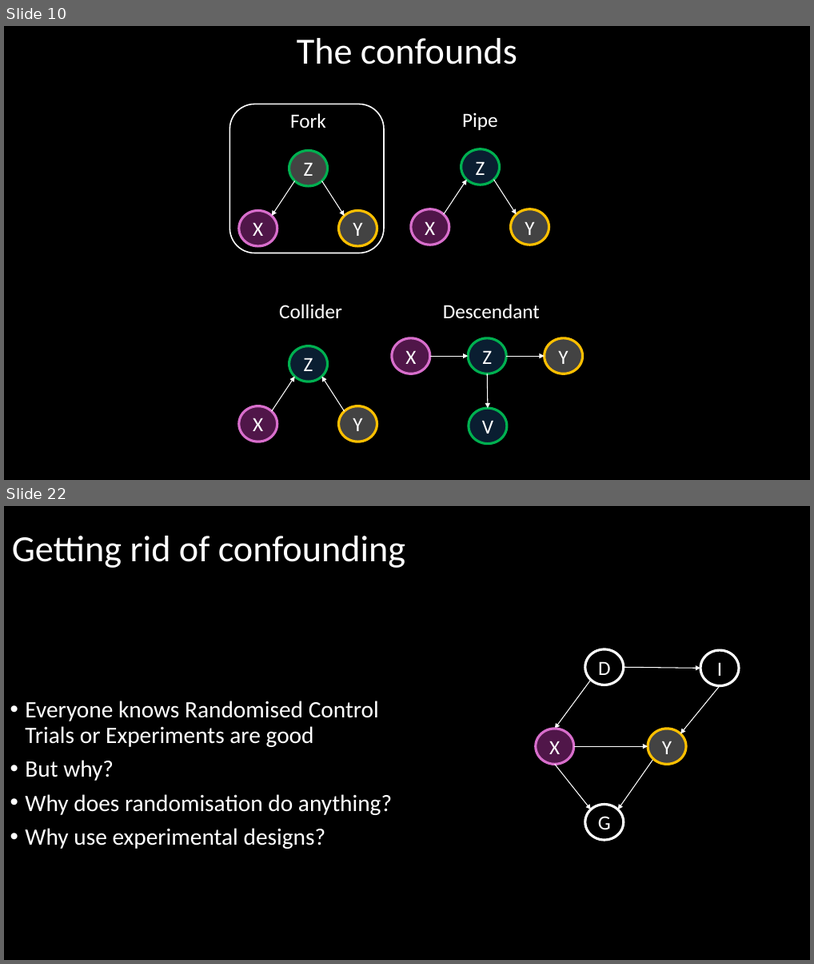
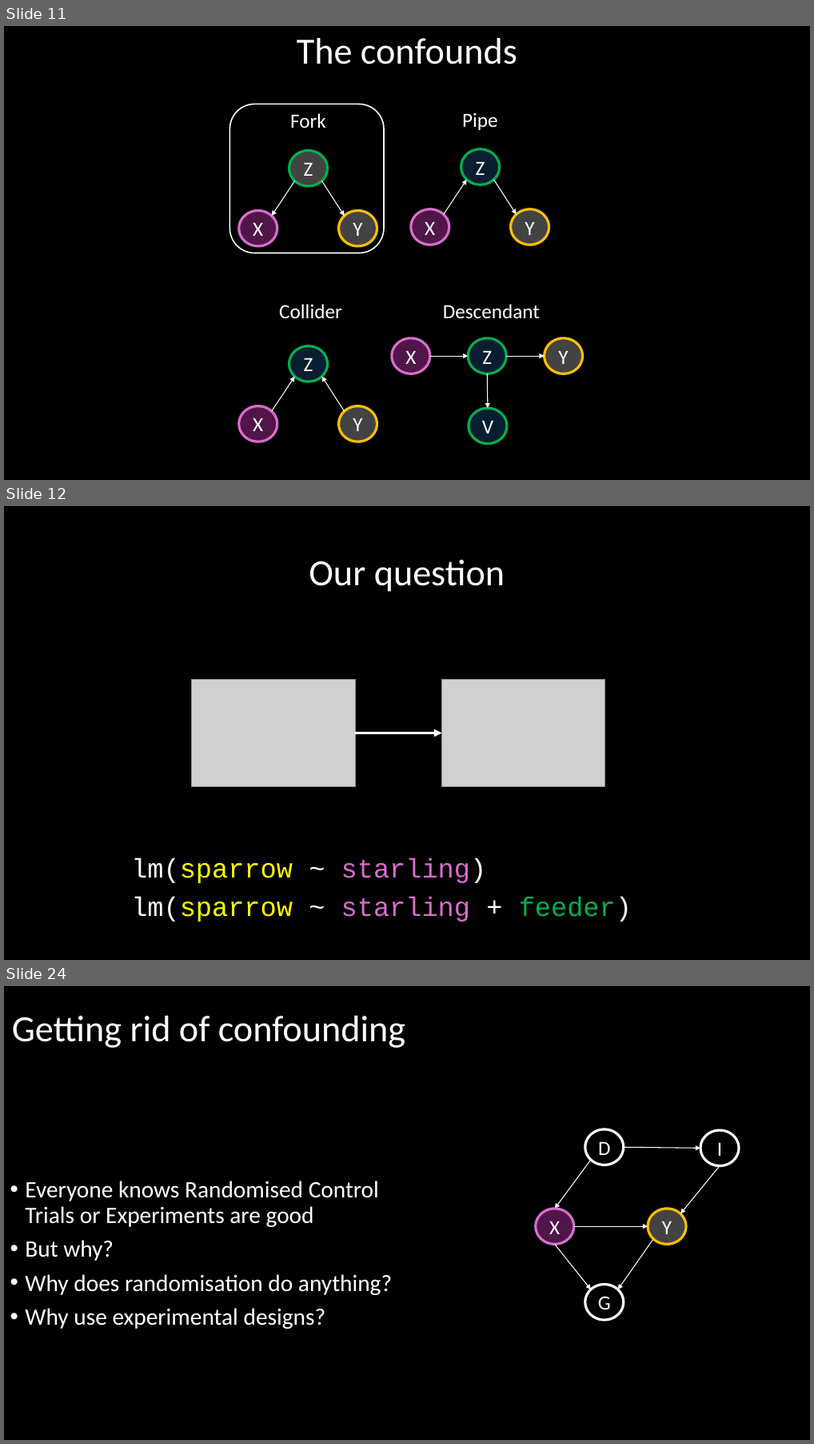
Before and after one commit to DeonRoos/stats-for-biologists, a slide deck: Lectures/Lecture 07.2 Confounding.pptx. Shown one above the other, each under a label of ours: slides 10 and 22 before the commit, slides 11, 12 and 24 after it; the slides between them are not shown. The pictures are 814x964 and 814x1444 pixels, drawn with LibreOffice and Linux fonts; fonts in the diff are those of the drawing; grey boxes stand for pictures. Boxes give left, top, right and bottom in pixels: in the first picture for what was removed or moved away, otherwise in the second. Text is boxed around its words. In the diff, an @@ line names an element or a change of style, - is before the commit and + after.

```diff
--- a/Lectures/Lecture 07.2 Confounding.pptx
+++ b/Lectures/Lecture 07.2 Confounding.pptx
@@ slide 12 added at bbox=[4, 506, 810, 960], background #000000 @@
@@ title added at bbox=[309, 560, 505, 592], 44 pt, text #FFFFFF @@
+Our question
@@ picture added at bbox=[192, 680, 355, 786] @@
@@ picture added at bbox=[442, 680, 606, 786] @@
@@ arrow added from (355, 733) to (442, 733), #FFFFFF 3 pt @@
@@ text added at bbox=[131, 858, 487, 883], 32 pt, text #D86ECC @@
+lm(sparrow ~ starling)
@@ text added at bbox=[131, 896, 632, 921], 32 pt, text #D86ECC @@
+lm(sparrow ~ starling + feeder)
@@ what was slide 10 is now slide 11 @@
@@ what was slide 22 is now slide 24 @@
```
Also in this commit, not shown: 12 slides changed, 7 other slides added, 7 slides removed, 10 other files.
